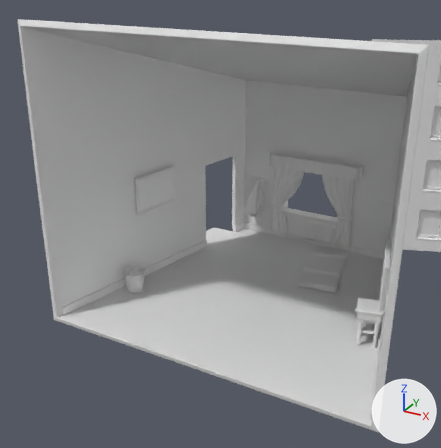
The FBX model Assets/Art/Mesh/Room.fbx as it was, and as the next commit left it.
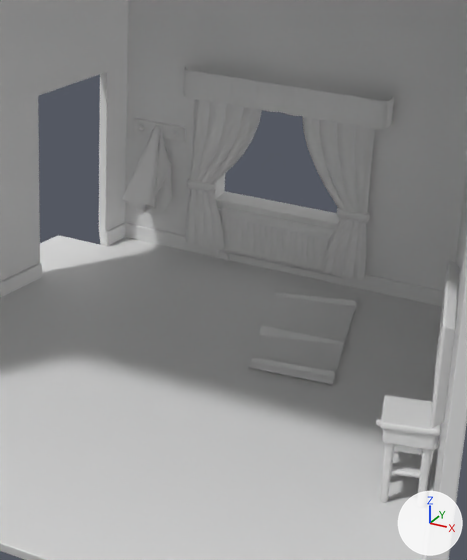
Each version appears first from a 50 mm lens placed at (4.3, -9.35, 6.27), pointed at (-0.98, 0.26, 1.46), and next in a close-up on the part from 43% to 89% of the width and 28% to 83% of the height. Every picture has the same lights, and +X, +Y and +Z are marked at lower right. Where no turn or scale is listed for an object, it has been applied to the vertices.

Objects in the first close-up: 'Carpet', 'Cube.009', 'Curtains', 'Paintings2.002', 'Radiator2', 'Walls', 'Walls_trim', 'jacket'.
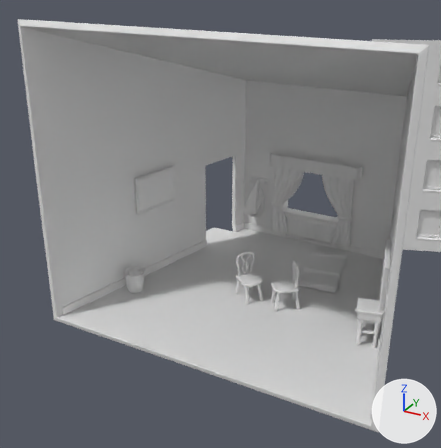
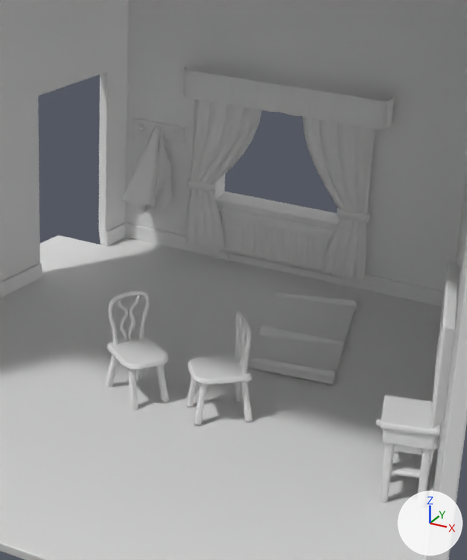
Boxes (x1, y1, x2, y2) around the edits, measured in the close-ups (467 x 560 px):
'Cube.020', added
    after: (104, 290, 169, 410)
'Cube.007', added
    after: (186, 310, 253, 426)

The change in detail:
Mesh me_cube_038_1 is new.
It has 2635 vertices, 2589 faces and spans x -0.3..0.318, y -0.304..0.306, z -0.018..0.926.
Mesh me_cube_039 is new.
It has 2635 vertices, 2589 faces and spans x -0.317..0.316, y -0.282..0.306, z -0.018..0.926.
Object 'Cube.007' (ob_cube_007) is new; it shows me_cube_038_1.
Its location is (0.42, 0.332, 0.0).
Object 'Cube.020' (ob_cube_020) is new; it shows me_cube_039.
Its location is (-0.347, 0.284, -0.012).
